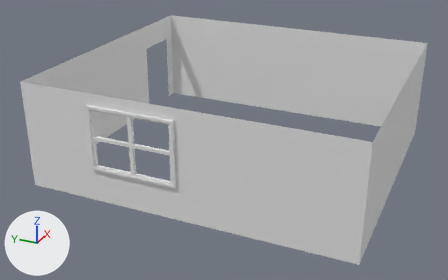
Before and after pictures for a commit that changed the FBX model Assets/Room/Pared/Pared.fbx.
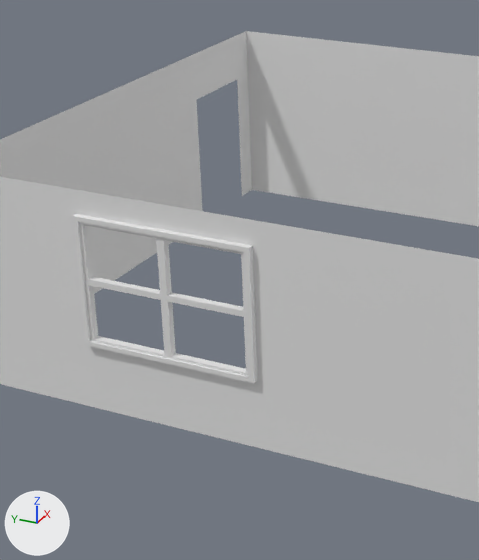
The first picture shows the older version from a 50 mm camera at (-15.63, -6.45, 8.24) aimed at (-0.58, 0.33, 0.72). The close-ups show both versions on the part from 11% to 64% of the width and 0% to 98% of the height of that picture. Lighting does not change. The marker at lower left points along +X, +Y and +Z. Where no turn or scale is listed for an object, it has been applied to the vertices.
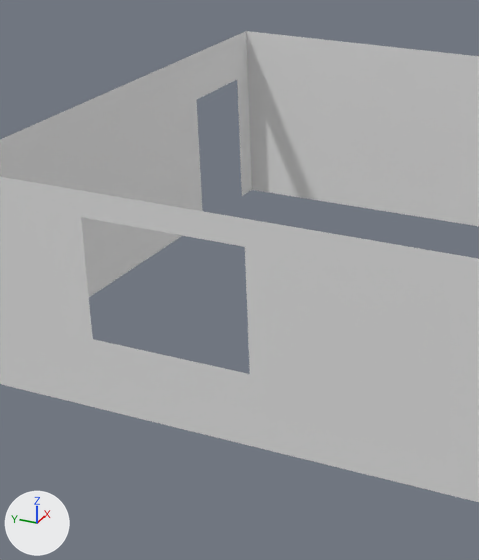
Edits to the scene script, one JSON object a line:
```json
{"op": "remove", "block": "ob_plane_001", "code": ["ob_plane_001 = bpy.data.objects.new('Plane.001', me_plane_031)", "ob_plane_001.location = (-4.0, 0.0, 1.5)"]}
```

Location of each change, [x1, y1, x2, y2] in pixels of the close-ups (479 x 560 px):
```json
{"object": "Plane.001", "change": "deleted", "before": [72, 214, 257, 383]}
```
